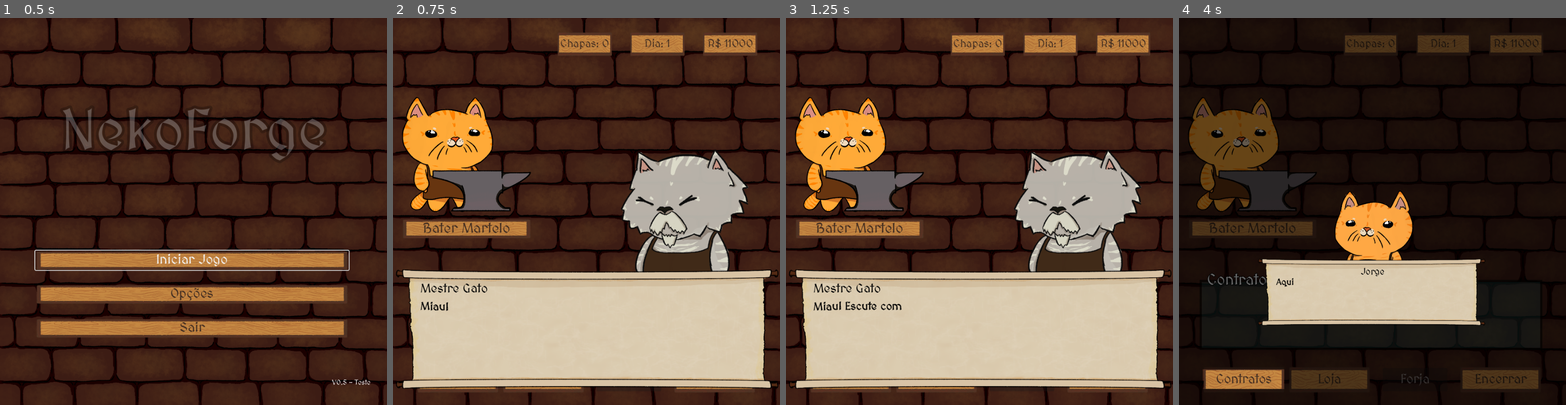
Above: before the commit, frames 1-4 (left to right).
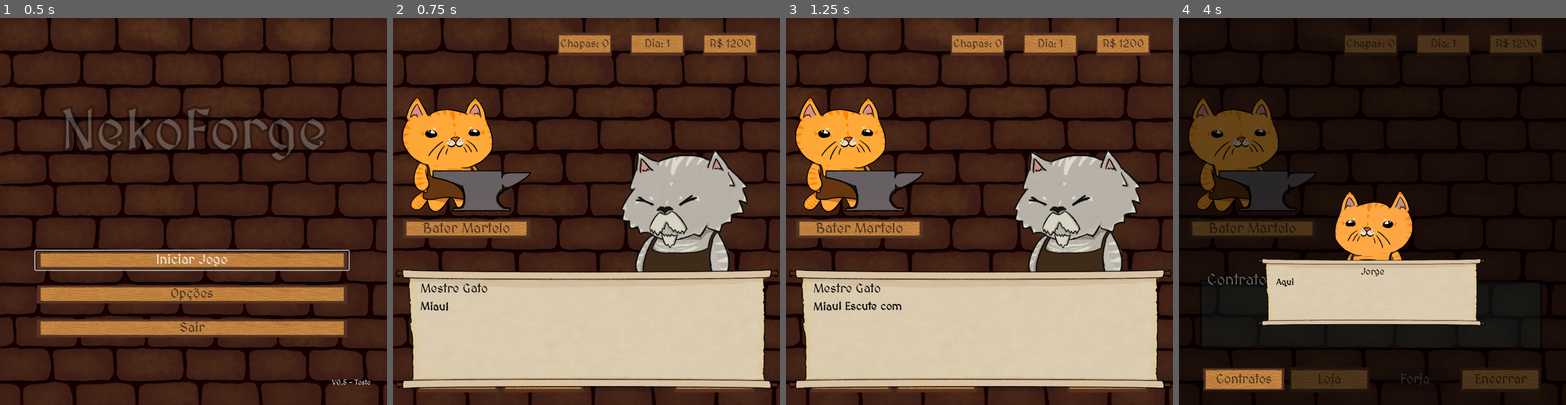
Above: after the commit, the same moments.

Repository: VitaumOS/Jogo_IC-Godot
Game: Godot game, scene res://scene/Telainicial.tscn
Two runs of this game, one before a commit and one after it. Both use one fixed random seed, a clock stepped at 60 frames per second and the inputs below.
Inputs (mouse positions are in pixels of both pictures, inside the frame that each line leads up to):
- Up to frame 1 (0.5 s): no input
- Up to frame 2 (0.75 s): click "Iniciar Jogo" at 0.5 s
- Up to frame 3 (1.25 s): no input
- Up to frame 4 (4 s): tap Enter (ui_accept) at 1.25, 1.52, 2, 2.27, 2.75, 3.5, 3.77 s; move the mouse to (1457, 192) at 1.27 s; click (1457, 192) at 1.42 s; move the mouse to (1295, 230) at 2.02 s; click (1295, 230) at 2.17 s; move the mouse to (1411, 126) at 2.77 s; click (1411, 126) at 2.92 s; move the mouse to (1353, 288) at 3.52 s; click (1353, 288) at 3.67 s

Frame 1 is identical in both runs. In frame 2, 0.1% of the frame differs, in the area x 81-93%, y 5-8%; in frame 3, 0.1%; in frame 4, 0.2%, in the area x 6-93%, y 5-97%.

Commit message:
Atualização: gráficos e lógica

Diff:
--- a/PythonFiles/pulp_solution.json
+++ b/PythonFiles/pulp_solution.json
@@ -1,21 +1,10 @@
 {
     "status": "Optimal",
-    "chapas_usadas": 10,
+    "chapas_usadas": 6,
     "solucao": [
-        0,
         1,
         1,
-        0,
-        1,
-        2,
-        2,
-        0,
-        0,
-        0,
-        2,
-        0,
-        0,
-        1,
-        0
+        3,
+        1
     ]
 }
--- a/data_json/dialogos.json
+++ b/data_json/dialogos.json
@@ -37,7 +37,7 @@
 	  "retrato": "res://Sprite/gatinhos/NekoJorge.png",
 	  "coordenada": [450, 430],
 	  "foco_pos": [150, 840],
-	  "foco_tamanho": [190, 45]
+	  "foco_tamanho": [190, 50]
 	},
 	{
 	  "nome": "Jorge",
@@ -45,7 +45,7 @@
 	  "retrato": "res://Sprite/gatinhos/NekoJorge.png",
 	  "coordenada": [450, 430],
 	  "foco_pos": [350, 840],
-	  "foco_tamanho": [190, 45]
+	  "foco_tamanho": [190, 50]
 	},
 	{
 	  "nome": "Jorge",
@@ -53,7 +53,7 @@
 	  "retrato": "res://Sprite/gatinhos/NekoJorge.png",
 	  "coordenada": [450, 430],
 	  "foco_pos": [550, 840],
-	  "foco_tamanho": [190, 45]
+	  "foco_tamanho": [190, 50]
 	},
 	{
 	  "nome": "Jorge",
@@ -61,7 +61,7 @@
 	  "retrato": "res://Sprite/gatinhos/NekoJorge.png",
 	  "coordenada": [450, 430],
 	  "foco_pos": [750, 840],
-	  "foco_tamanho": [190, 45]
+	  "foco_tamanho": [190, 50]
 	},
 	{
 	  "nome": "Jorge",
@@ -69,7 +69,7 @@
 	  "retrato": "res://Sprite/gatinhos/NekoJorge.png",
 	  "coordenada": [450, 430],
 	  "foco_pos": [750, 840],
-	  "foco_tamanho": [190, 45]
+	  "foco_tamanho": [190, 50]
 	}
   ],
 
@@ -87,15 +87,15 @@
 	  "retrato": "res://Sprite/gatinhos/NekoJorge.png",
 	  "texto": "Você pode comprar qualquer [b]MOLDE DE CORTE[/b] disponível pelo botão de compra!",
 	  "foco_pos": [710, 145],
-	  "foco_tamanho": [170, 50]
+	  "foco_tamanho": [150, 50]
 	},
 	{
 	  "nome": "Jorge",
 	  "retrato": "res://Sprite/gatinhos/NekoJorge.png",
 	  "texto": "Além disso, para conseguir utilizar os moldes, você vai precisar comprar chapas também!",
 	  "coordenada": [450,450],
-	  "foco_pos": [440, 770],
-	  "foco_tamanho": [240, 50]
+	  "foco_pos": [430, 770],
+	  "foco_tamanho": [260, 60]
 	},
 	{
 	  "nome": "Jorge",
@@ -138,7 +138,7 @@
 	  "texto": "Selecione a quantidade de vezes que você vai utilizar cada molde para montar todas as armas necessárias!",
 	  "coordenada": [620,330],
 	  "foco_pos": [350, 570],
-	  "foco_tamanho": [70, 50]
+	  "foco_tamanho": [60, 50]
 	}
   ],
 
@@ -170,7 +170,7 @@
 	  "nome": "Jorge",
 	  "retrato": "res://Sprite/gatinhos/NekoJorge.png",
 	  "coordenada": [615, 450],
-	  "foco_pos": [120, 730],
+	  "foco_pos": [115, 730],
 	  "foco_tamanho": [110, 40],
 	  "texto": "Preste atenção! Aquela barra [b]VERMELHA[/b] ali embaixo apareceu. Isso significa [b]DESPERDICIO[/b]! "
 	},
@@ -178,7 +178,7 @@
 	  "nome": "Jorge",
 	  "retrato": "res://Sprite/gatinhos/NekoJorge.png",
 	  "coordenada": [615, 450],
-	  "foco_pos": [120, 730],
+	  "foco_pos": [115, 730],
 	  "foco_tamanho": [110, 40],
 	  "texto": "Você cortou mais peças do que o cliente pediu. Cada pedaço que sobra é dinheiro jogado no lixo!"
 	},
--- a/scene/Forja_Ritmo.tscn
+++ b/scene/Forja_Ritmo.tscn
@@ -2,7 +2,7 @@
 
 [ext_resource type="Script" uid="uid://bvryhcfe4u3sh" path="res://script/Forja_Ritmo.gd" id="1_1oy20"]
 [ext_resource type="Texture2D" uid="uid://cx1kycxphclcy" path="res://images/background.png" id="2_ooc03"]
-[ext_resource type="Texture2D" uid="uid://ukp4n3dlw7r8" path="res://images/cobre.png" id="3_sd6ah"]
+[ext_resource type="Texture2D" uid="uid://bmu7d4woc55mp" path="res://images/cobre-novo.png" id="4_0cjbd"]
 [ext_resource type="PackedScene" uid="uid://bf7ivebfxw2wm" path="res://scene/aux_scene/Cena_peca_ritmo.tscn" id="4_4vvbd"]
 [ext_resource type="PackedScene" uid="uid://dnci0t7lpn3u5" path="res://scene/aux_scene/SistemaDialogo.tscn" id="5_6ar0e"]
 
@@ -25,11 +25,10 @@
 offset_right = 872.0
 offset_bottom = 484.0
 
-[node name="Background" type="Sprite2D" parent="Esteira" unique_id=1656192740]
-position = Vector2(372.67453, 32.645515)
-scale = Vector2(0.9207567, 0.31200004)
-texture = ExtResource("3_sd6ah")
-offset = Vector2(7.545, -27.71)
+[node name="Background" type="Sprite2D" parent="Esteira" unique_id=816318630]
+position = Vector2(449, 28.000004)
+scale = Vector2(1, 0.40624976)
+texture = ExtResource("4_0cjbd")
 
 [node name="AreaAlvo" type="Area2D" parent="." unique_id=381046131]
 position = Vector2(449, 380)
--- a/scene/aux_scene/Padrao_Corte.tscn
+++ b/scene/aux_scene/Padrao_Corte.tscn
@@ -1,17 +1,16 @@
 [gd_scene format=3 uid="uid://7kv2da5w42t5"]
 
-[ext_resource type="Texture2D" uid="uid://ukp4n3dlw7r8" path="res://images/cobre.png" id="1_cmsfe"]
+[ext_resource type="Texture2D" uid="uid://bmu7d4woc55mp" path="res://images/cobre-novo.png" id="1_vap0a"]
 
 [node name="Control" type="Control" unique_id=1343394717]
 layout_mode = 3
 anchor_right = 0.028
 offset_right = -25.2
 
-[node name="Background" type="Sprite2D" parent="." unique_id=904192220]
-position = Vector2(263.00003, 28.999998)
-scale = Vector2(0.5619999, 0.255)
-texture = ExtResource("1_cmsfe")
-offset = Vector2(7.545, -27.71)
+[node name="Background" type="Sprite2D" parent="." unique_id=452736434]
+position = Vector2(266.5, 27)
+scale = Vector2(0.28779697, 0.34374997)
+texture = ExtResource("1_vap0a")
 
 [node name="Label" type="Label" parent="." unique_id=1033798898]
 visible = false
--- /dev/null
+++ b/scene/aux_scene/cena_mostra_cortes.tscn
@@ -0,0 +1,76 @@
+[gd_scene format=3 uid="uid://2g4hb541rct6"]
+
+[ext_resource type="Texture2D" uid="uid://cx1kycxphclcy" path="res://images/background.png" id="1_qa44e"]
+[ext_resource type="Texture2D" uid="uid://dv3s10mwtar4w" path="res://images/pergaminho-novo.png" id="2_r6n21"]
+[ext_resource type="StyleBox" uid="uid://dki2hhovuf137" path="res://modelos/modelo_botao1.tres" id="3_wgi0a"]
+
+[sub_resource type="StyleBoxTexture" id="StyleBoxTexture_8nnd5"]
+texture = ExtResource("2_r6n21")
+expand_margin_left = 44.0
+expand_margin_top = 40.0
+expand_margin_right = 44.0
+expand_margin_bottom = 40.0
+
+[node name="Cena_mostra_cortes" type="Control" unique_id=550745846]
+layout_mode = 3
+anchors_preset = 0
+
+[node name="Background" type="TextureRect" parent="." unique_id=322509233]
+layout_mode = 0
+offset_right = 900.0
+offset_bottom = 900.0
+texture = ExtResource("1_qa44e")
+expand_mode = 1
+
+[node name="PanelContainer" type="PanelContainer" parent="." unique_id=2010943215]
+custom_minimum_size = Vector2(0, 300)
+layout_mode = 0
+offset_left = 256.0
+offset_top = 216.0
+offset_right = 648.0
+offset_bottom = 672.0
+theme_override_styles/panel = SubResource("StyleBoxTexture_8nnd5")
+
+[node name="VBox" type="VBoxContainer" parent="PanelContainer" unique_id=953040240]
+layout_mode = 2
+theme_override_constants/separation = 46
+
+[node name="HSeparator" type="HSeparator" parent="PanelContainer/VBox" unique_id=864377982]
+custom_maximum_size = Vector2(0.36, -1)
+layout_mode = 2
+
+[node name="Titulo" type="Label" parent="PanelContainer/VBox" unique_id=1414153127]
+layout_mode = 2
+theme_override_colors/font_color = Color(0, 0, 0, 1)
+theme_override_font_sizes/font_size = 48
+text = "Cortes para fazer"
+horizontal_alignment = 1
+
+[node name="VboxTexto" type="VBoxContainer" parent="PanelContainer/VBox" unique_id=1017512356]
+layout_mode = 2
+theme_override_constants/separation = 14
+
+[node name="Label1" type="Label" parent="PanelContainer/VBox/VboxTexto" unique_id=382900464]
+layout_mode = 2
+theme_override_colors/font_color = Color(0, 0, 0, 1)
+theme_override_font_sizes/font_size = 25
+text = "Padrão 1: 9x
+Padrão 1: 9x
+Padrão 1: 9x
+Padrão 1: 9x
+Padrão 1: 9x"
+horizontal_alignment = 1
+vertical_alignment = 1
+
+[node name="Label2" type="Label" parent="PanelContainer/VBox/VboxTexto" unique_id=368767498]
+layout_mode = 2
+theme_override_colors/font_color = Color(0, 0.5529412, 0, 1)
+theme_override_font_sizes/font_size = 26
+text = "Total de chapas utilizadas: 22"
+horizontal_alignment = 1
+
+[node name="Continuar" type="Button" parent="PanelContainer/VBox" unique_id=1217835675]
+custom_minimum_size = Vector2(0.11, 40)
+layout_mode = 2
+theme_override_styles/normal = ExtResource("3_wgi0a")
+text = "Continuar"
--- a/scene/aux_scene/miniatura_modelo_chapa.tscn
+++ b/scene/aux_scene/miniatura_modelo_chapa.tscn
@@ -1,6 +1,6 @@
 [gd_scene format=3 uid="uid://cmi3quifa8djm"]
 
-[ext_resource type="Texture2D" uid="uid://bu5u4guorugic" path="res://images/Miniatura_Modelo.png" id="1_fw3ul"]
+[ext_resource type="Texture2D" uid="uid://cdv7owus60xqc" path="res://images/Miniatura_Modelo-novo.png" id="1_udo7w"]
 
 [node name="MiniaturaModeloChapa" type="Control" unique_id=1265181084]
 layout_mode = 3
@@ -14,17 +14,18 @@
 offset_bottom = -10.9
 
 [node name="Sprite" type="Sprite2D" parent="." unique_id=1691938254]
-position = Vector2(16.5625, 43.5)
-scale = Vector2(0.18678707, 0.16578947)
-texture = ExtResource("1_fw3ul")
+position = Vector2(20.208414, 41.5)
+scale = Vector2(0.22235696, 0.17096771)
+texture = ExtResource("1_udo7w")
 
 [node name="Numero" type="Label" parent="." unique_id=372807820]
 layout_mode = 1
 anchors_preset = -1
-offset_left = 7.0
-offset_top = 48.0
+offset_left = 16.0
+offset_top = 47.0
 offset_right = 47.0
-offset_bottom = 72.0
+offset_bottom = 68.0
+theme_override_colors/font_color = Color(0.14171511, 0.09097371, 0.0595384, 1)
 theme_override_font_sizes/font_size = 18
 text = "N"
 horizontal_alignment = 1
--- a/script/ModelagemMatematica.gd
+++ b/script/ModelagemMatematica.gd
@@ -6,12 +6,12 @@
 var termo_restricao = load("res://scene/aux_scene/termo_restricao.tscn")
 var cena_loading_preload = load("res://scene/aux_scene/loading.tscn")
 var padrao_corte_model = load("res://scene/aux_scene/padrao_corte_modelagem.tscn")
+var cena_mostra_cortes = load("res://scene/aux_scene/cena_mostra_cortes.tscn")
 
 @onready var funcao_objetivo_lbl = $MainMargin/LayoutPrincipal/PainelEsquerdo/PainelFuncao/FuncaoObjetivo
 @onready var container_funcao = $MainMargin/LayoutPrincipal/PainelEsquerdo/PainelFuncao
 @onready var container_restricoes = $MainMargin/LayoutPrincipal/PainelEsquerdo/ContainerRestricoes
 @onready var container_padroes_selecao = $MainMargin/LayoutPrincipal/PainelDireito/ScrollPadroes/ContainerPadroesSelecao
-@onready var resultado_lbl = $ResultadoCortesLabel
 @onready var btn_selecionar_todos = $MainMargin/LayoutPrincipal/Botoes/UsarTodos
 
 var PYTHON_EXE_PATH: String:
@@ -101,7 +101,6 @@
 	_gerar_restricoes_demanda()
 	_atualizar_equacoes_na_tela()
 	_reorganizar_texto_botoes()
-	_reorganizar_texto_botoes()
 
 func _on_btn_selecionar_todos_pressed() -> void:
 	if not Global.upgrade_todos_padroes_comprado: return
@@ -133,7 +132,6 @@
 	for item in container_padroes_selecao.get_children():
 		var btn = item.find_child("Button", true, false) as Button
 		var minia = item.find_child("Miniatura*", true, false)
-
 
 		if btn.is_pressed():
 			var posicao_na_equacao = padroes_selecionados_indices.find(idx_atual)
@@ -271,21 +269,34 @@
 				var solucao_lista = resultado.get("solucao", [])
 				var total_chapas = resultado.get("chapas_usadas", 0)
 
-				var texto_resultado = "Plano de Corte Recomendado:\n"
+				var texto_cortes = ""
 				for j in range(solucao_lista.size()):
 					var qtd_cortes = int(solucao_lista[j])
 					if qtd_cortes > 0:
-						texto_resultado += "Padrão x%d: cortar %d vez(es)\n" % [(j + 1), qtd_cortes]
-
-				texto_resultado += "\nTotal de Chapas Utilizadas: %d" % total_chapas
-				resultado_lbl.text = texto_resultado
-				resultado_lbl.modulate = Color.GREEN
+						texto_cortes += "Padrão %d: %d vez(es)\n" % [(j + 1), qtd_cortes]
+
+				var texto_total = "Total de Chapas Utilizadas: %d" % total_chapas
+				_exibir_popup_resultado(texto_cortes, texto_total)
 			else:
-				resultado_lbl.text = "Solver executado, mas não encontrou uma solução ótima."
-				resultado_lbl.modulate = Color.RED
+				_exibir_popup_resultado("Solver executado, mas não encontrou uma solução ótima.", "")
 	else:
-		resultado_lbl.text = "Erro na execução do solver externo."
-		resultado_lbl.modulate = Color.RED
+		_exibir_popup_resultado("Erro na execução do solver externo.", "")
+
+func _exibir_popup_resultado(texto_label1: String, texto_label2: String) -> void:
+	var mostra_corte = cena_mostra_cortes.instantiate()
+	add_child(mostra_corte)
+
+	var lbl1 = mostra_corte.find_child("Label1", true, false) as Label
+	var lbl2 = mostra_corte.find_child("Label2", true, false) as Label
+	var btn_continuar = mostra_corte.find_child("Continuar", true, false) as Button
+
+	lbl1.text = texto_label1
+	lbl2.text = texto_label2
+	lbl2.visible = not texto_label2.is_empty()
+
+	btn_continuar.pressed.connect(func():
+		mostra_corte.queue_free()
+	)
 
 func _on_btn_voltar_pressed() -> void:
 	get_tree().change_scene_to_file("res://scene/Cena_1.tscn")
--- a/script/global.gd
+++ b/script/global.gd
@@ -2,7 +2,7 @@
 
 const CUSTO_DIARIO = 200
 const DIA_FINAL: int = 7
-const DINHEIRO_INICIAL: int = 11000
+const DINHEIRO_INICIAL: int = 1200
 
 var tamanho_container: float = 500.0
 var dia_atual: int = 1
Not shown, added: images/Miniatura_Modelo-novo.png.import
Not shown, added: images/cobre-novo.png.import
Not shown, added: images/contrato-novo.png.import
